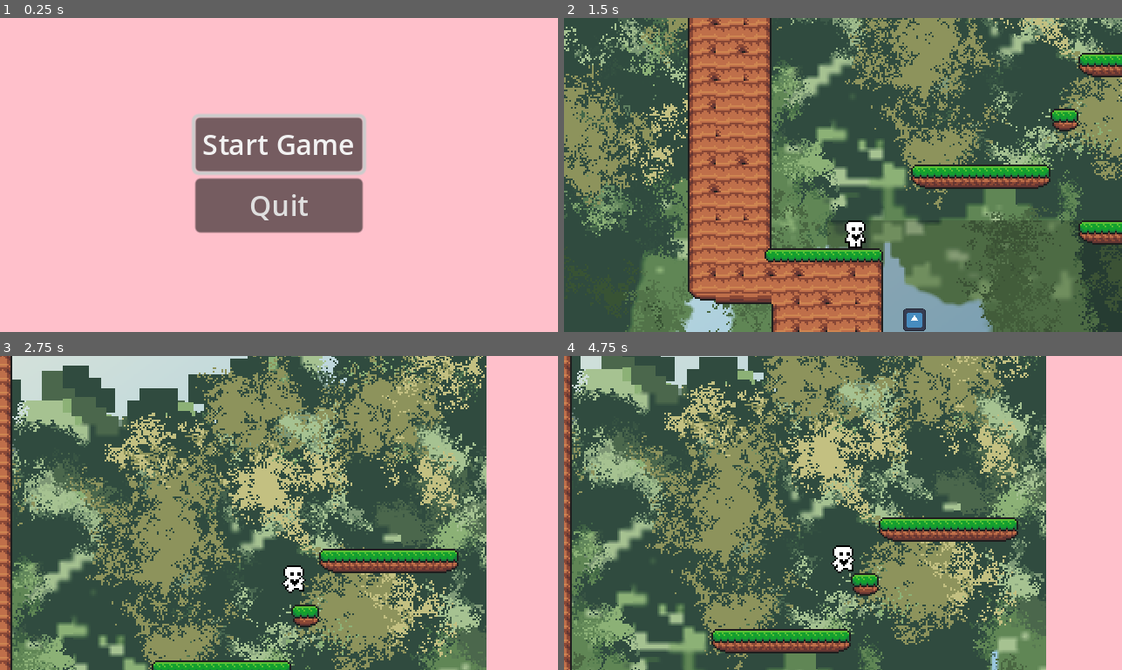
Above: before the commit, frames 1-4 (two rows, left to right).
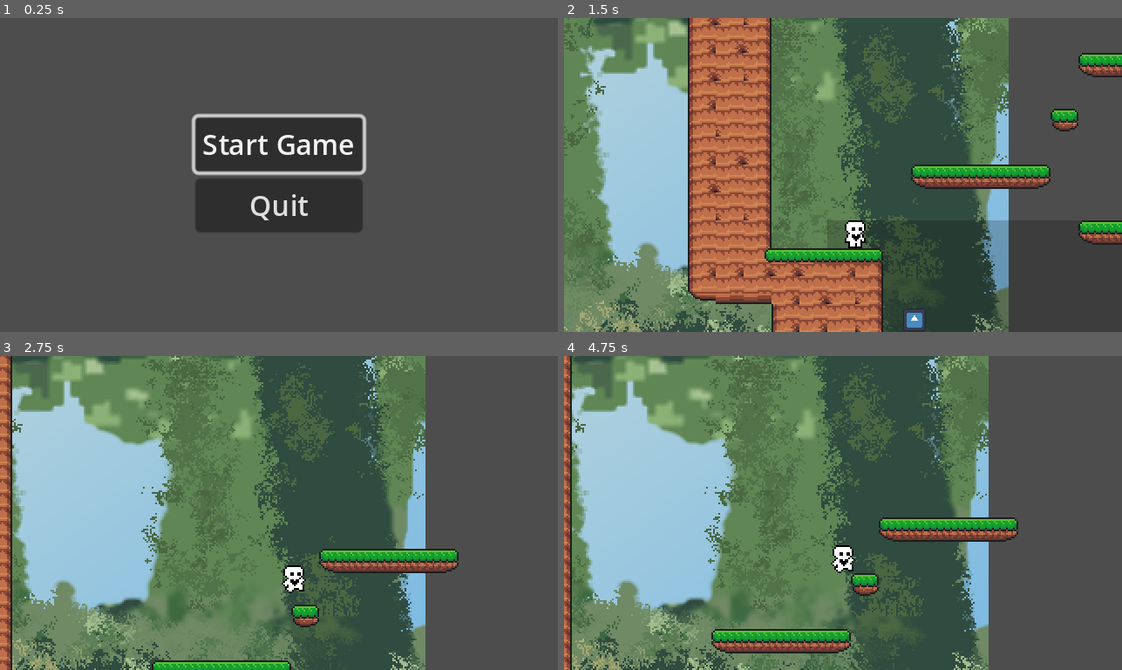
Above: after the commit, the same moments.

Repository: alwong18/AnimalExplorer
Game: Godot game, scene res://Scenes/start_menu.tscn
Same seed, same stepped clock (60 frames per second), same inputs: the game is played once before the commit and once after it. The engine's default icon, where the game draws it, is replaced by a stand-in: a white triangle on a blue panel in a dark square.
Inputs:
- Up to frame 1 (0.25 s): no input
- Up to frame 2 (1.5 s): click "Start Game" at 0.5 s; hold Right (move_right) from 1.28 s (still down)
- Up to frame 3 (2.75 s): keep holding Right (move_right); tap Up (move_up) at 1.52, 2.27 s
- Up to frame 4 (4.75 s): release Right (move_right) at 2.78 s; hold Left (move_left) 2.78-3.53 s; hold Right (move_right) from 3.53 s (still down); tap Up (move_up) at 3.77, 4.52 s

The runs differ from the first frame. In frame 1, 99% of the frame differs, in the area x 0-100%, y 0-100%; in frame 2, 63%; in frame 3, 84%; in frame 4, 81%.

Commit message:
added background
need to fix the background

Diff:
--- a/Scenes/level_one.tscn
+++ b/Scenes/level_one.tscn
@@ -29,7 +29,9 @@
 [node name="ParallaxBackground" type="ParallaxBackground" parent="." index="6"]
 
 [node name="ParallaxLayer" type="ParallaxLayer" parent="ParallaxBackground" index="0"]
-motion_mirroring = Vector2(1440, 1440)
+motion_scale = Vector2(0.1, 2.08165e-12)
+motion_mirroring = Vector2(100, 2.08165e-12)
 
 [node name="Sprite2D" type="Sprite2D" parent="ParallaxBackground/ParallaxLayer" index="0"]
+position = Vector2(0, 2)
 texture = ExtResource("7_h5n0o")
--- a/Scripts/World.gd
+++ b/Scripts/World.gd
@@ -5,7 +5,7 @@
 @onready var level_completed = $CanvasLayer/LevelCompleted
 
 func _ready():
-	RenderingServer.set_default_clear_color(Color.BLACK)
+#	RenderingServer.set_default_clear_color(Color.BLACK)
 	Events.level_completed.connect(show_level_completed)
 
 func show_level_completed():
--- a/Scripts/start_menu.gd
+++ b/Scripts/start_menu.gd
@@ -3,7 +3,7 @@
 @onready var start_game_button = %StartGameButton
 
 func _ready():
-	RenderingServer.set_default_clear_color(Color.PINK)
+#	RenderingServer.set_default_clear_color(Color.PINK)
 	start_game_button.grab_focus()
 
 func _on_start_game_button_pressed():
Not shown: 1 places in Scenes/level_1_tile_map.tscn that only renumber resources
Not shown: 1 places in Scenes/level_transition.tscn that only renumber resources
Not shown: 1 places in Scenes/level_two.tscn that only renumber resources
Not shown: 1 places in Scenes/player.tscn that only renumber resources
